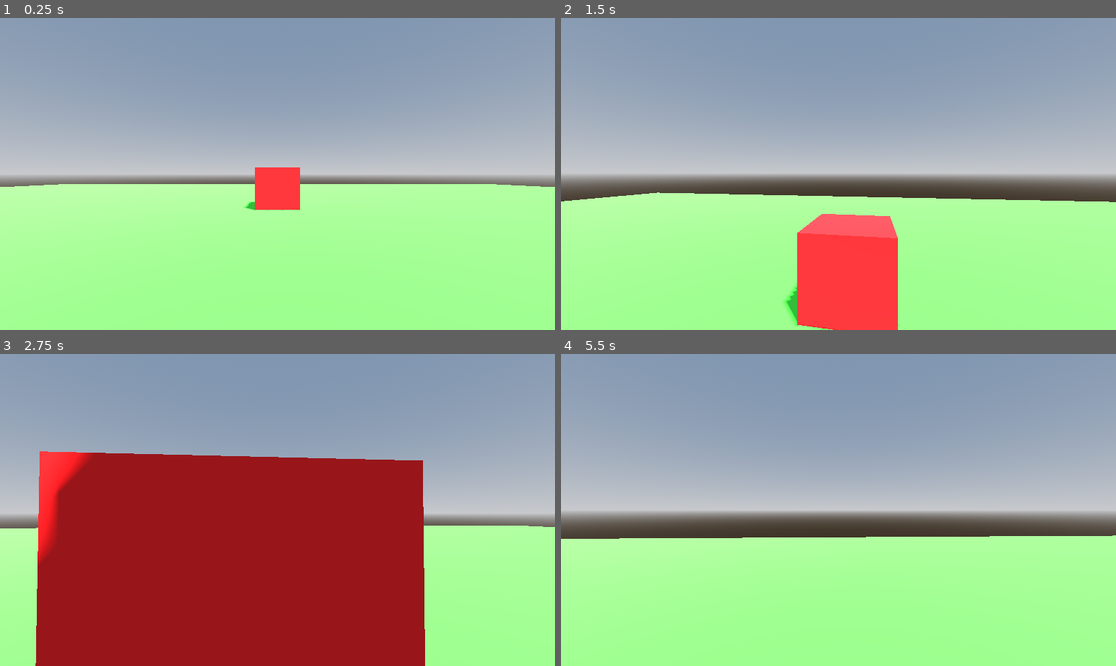
Above: before the commit, frames 1-4 (two rows, left to right).
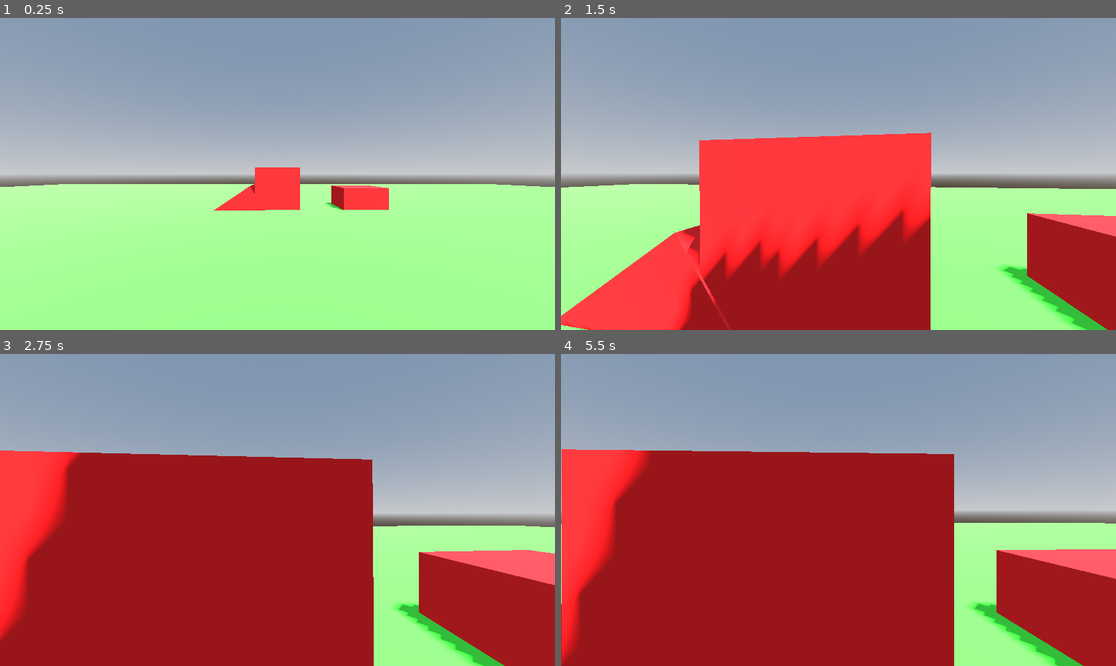
Above: after the commit, the same moments.

Repository: MrDragonMister/Raid_And_Rescue
Game: Godot game, scene res://node.tscn
The game is run twice, just before and just after one commit, with the same random seed, the same clock (stepped at 60 frames per second) and the same inputs.
Inputs (mouse positions are in pixels of both pictures, inside the frame that each line leads up to):
- Up to frame 1 (0.25 s): no input
- Up to frame 2 (1.5 s): tap Enter at 0.5 s; move the mouse to (866, 174) at 0.52 s; hold Shift (crouch) 0.53-1.28 s; hold Up (ui_up) from 0.53 s (still down); tap Space (jump) at 0.77 s; move the mouse to (810, 174) at 1.27 s; tap Shift (crouch) at 1.35 s
- Up to frame 3 (2.75 s): keep holding Up (ui_up); tap Space (jump) at 1.52 s; move the mouse to (288, 503) at 2.02 s; hold Shift (crouch) from 2.03 s (still down)
- Up to frame 4 (5.5 s): keep holding Up (ui_up); tap Space (jump) at 2.75, 3.02, 3.77, 4.52 s; move the mouse to (832, 516) at 2.77 s; release Shift (crouch) at 2.78 s; tap Shift (crouch) at 2.85, 4.35 s; move the mouse to (877, 513) at 3.52 s; hold Shift (crouch) 3.53-4.28 s; move the mouse to (794, 506) at 4.27 s; move the mouse to (844, 510) at 5.02 s; hold Shift (crouch) from 5.03 s (still down)

The runs differ from the first frame. In frame 1, 1.1% of the frame differs, in the area x 38-71%, y 53-62%; in frame 2, 38%; in frame 3, 19%; in frame 4, 57%, in the area x 0-100%, y 30-100%.

Commit message:
added more enemies to test out movement

Diff:
--- a/Player.gd
+++ b/Player.gd
@@ -1,8 +1,8 @@
 extends CharacterBody3D
 
 
-const SPEED = 4
-const JUMP_VELOCITY = 4.5
+const SPEED = 5
+const JUMP_VELOCITY = 3
 const SENSITIVITY = 0.003
 const air_speed = 5
 const air_drag = 0
@@ -84,7 +84,7 @@
 	if event is InputEventMouseMotion:
 		if active_camera == camera1:
 			active_camera.rotate_x(-event.relative.y * SENSITIVITY)
-			active_camera.rotation.x = clamp(active_camera.rotation.x, deg_to_rad(-60), deg_to_rad(60))
+			active_camera.rotation.x = clamp(active_camera.rotation.x, deg_to_rad(-40), deg_to_rad(60))
 			player.rotate_y(-event.relative.x * SENSITIVITY)
 		elif active_camera == camera2:
 			campoint.rotate_x(-event.relative.y * SENSITIVITY)
--- a/enemies.tscn
+++ b/enemy.tscn
@@ -7,14 +7,14 @@
 
 [sub_resource type="BoxShape3D" id="BoxShape3D_0kg7j"]
 
-[node name="Enemies" type="Node"]
+[node name="Enemy" type="CharacterBody3D"]
 
-[node name="Enemy" type="CharacterBody3D" parent="."]
+[node name="MeshInstance3D" type="MeshInstance3D" parent="."]
 transform = Transform3D(1, 0, 0, 0, 1, 0, 0, 0, 1, 0, 0, -5)
-
-[node name="MeshInstance3D" type="MeshInstance3D" parent="Enemy"]
 mesh = SubResource("BoxMesh_cpjdi")
+skeleton = NodePath("")
 surface_material_override/0 = SubResource("StandardMaterial3D_8bxh4")
 
-[node name="CollisionShape3D" type="CollisionShape3D" parent="Enemy"]
+[node name="CollisionShape3D" type="CollisionShape3D" parent="."]
+transform = Transform3D(1, 0, 0, 0, 1, 0, 0, 0, 1, 0, 0, -5)
 shape = SubResource("BoxShape3D_0kg7j")
--- a/node.tscn
+++ b/node.tscn
@@ -1,7 +1,7 @@
 [gd_scene load_steps=7 format=3 uid="uid://ddcceg5jprxfy"]
 
 [ext_resource type="PackedScene" uid="uid://b5kl60ubdsq4f" path="res://player.tscn" id="1_074d8"]
-[ext_resource type="PackedScene" uid="uid://cny8rnjsf4uw5" path="res://enemies.tscn" id="2_lu4mq"]
+[ext_resource type="PackedScene" uid="uid://cny8rnjsf4uw5" path="res://enemy.tscn" id="2_lu4mq"]
 
 [sub_resource type="ProceduralSkyMaterial" id="ProceduralSkyMaterial_ij0ug"]
 sky_horizon_color = Color(0.64625, 0.65575, 0.67075, 1)
@@ -35,4 +35,12 @@
 
 [node name="Player" parent="." instance=ExtResource("1_074d8")]
 
-[node name="Enemies" parent="." instance=ExtResource("2_lu4mq")]
+[node name="enemies" type="Node3D" parent="."]
+
+[node name="Enemy" parent="enemies" instance=ExtResource("2_lu4mq")]
+
+[node name="Enemy2" parent="enemies" instance=ExtResource("2_lu4mq")]
+transform = Transform3D(1, 0, 0, 0, 1, 0, 0, 0, 1, 1.96412, -0.463594, 0)
+
+[node name="Enemy3" parent="enemies" instance=ExtResource("2_lu4mq")]
+transform = Transform3D(0.831266, -0.555875, 0, 0.555875, 0.831266, 0, 0, 0, 1, -0.759367, -0.621116, 0.012496)
